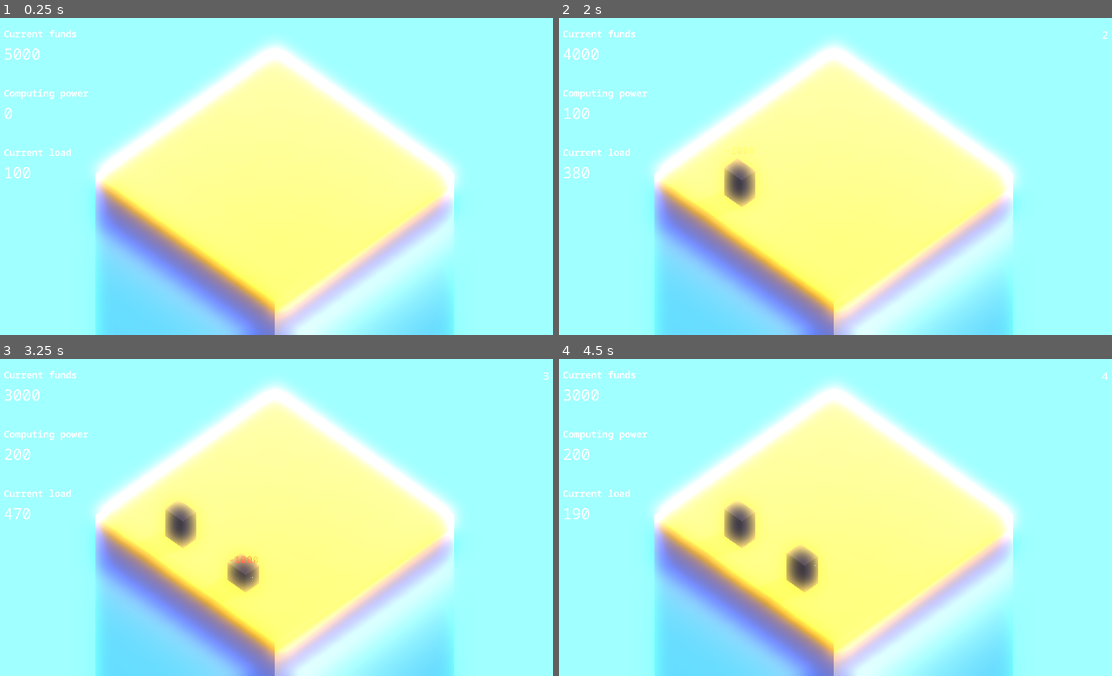
Above: before the commit, frames 1-4 (two rows, left to right).
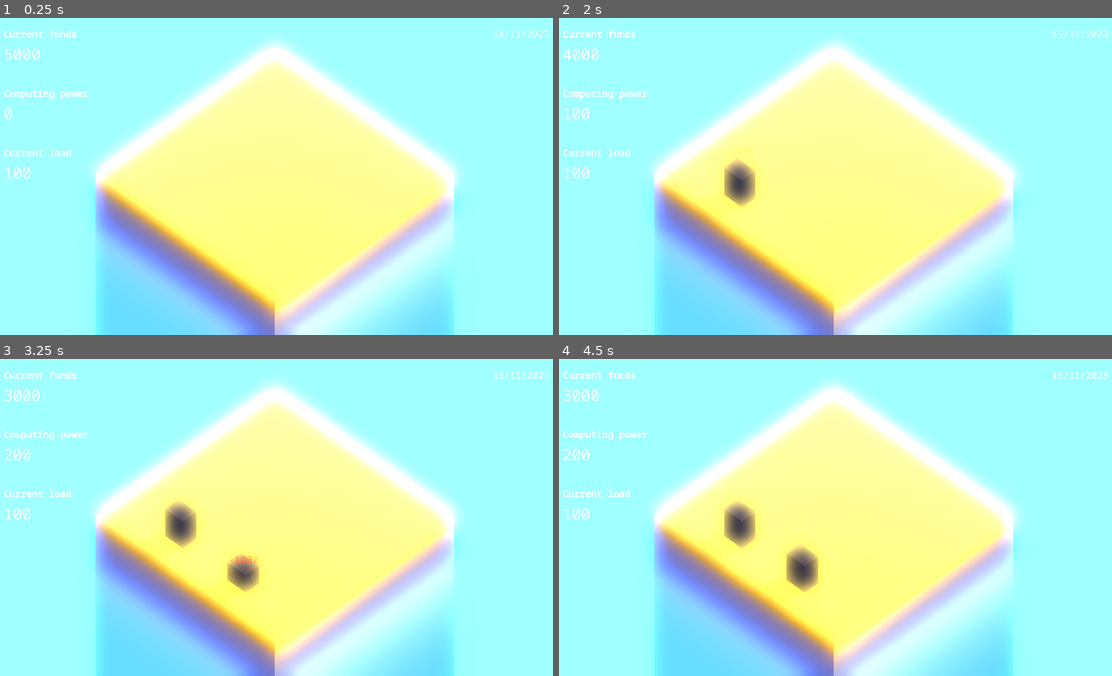
Above: after the commit, the same moments.

Repository: maroun-baydoun/will-it-scale
Game: Godot game, scene res://scenes/main.tscn
Same seed, same stepped clock (60 frames per second), same inputs: the game is played once before the commit and once after it.
Inputs (mouse positions are in pixels of both pictures, inside the frame that each line leads up to):
- Up to frame 1 (0.25 s): no input
- Up to frame 2 (2 s): tap Enter at 0.5 s; move the mouse to (957, 160) at 0.52 s; hold Mouse wheel up (zoom_in) 0.53-1.28 s; click (957, 160) at 0.67 s; tap Space at 1.25 s; move the mouse to (724, 192) at 1.27 s; tap Mouse wheel down (zoom_out) at 1.35 s; click (724, 192) at 1.42 s
- Up to frame 3 (3.25 s): move the mouse to (331, 447) at 2.02 s; hold Mouse wheel up (zoom_in) 2.03-2.78 s; click (331, 447) at 2.17 s; tap Enter at 2.75 s; move the mouse to (248, 580) at 2.77 s; tap Mouse wheel down (zoom_out) at 2.85 s; click (248, 580) at 2.92 s
- Up to frame 4 (4.5 s): move the mouse to (1006, 565) at 3.52 s; hold Mouse wheel up (zoom_in) 3.53-4.28 s; click (1006, 565) at 3.67 s; tap Space at 4.25 s; move the mouse to (664, 469) at 4.27 s; tap Mouse wheel down (zoom_out) at 4.35 s; click (664, 469) at 4.42 s

The runs differ from the first frame. In frame 1, 0.3% of the frame differs, in the area x 0-100%, y 3-51%; in frame 2, 0.3%; in frame 3, 0.3%; in frame 4, 0.3%.

Commit message:
Display current date

Diff:
--- /dev/null
+++ b/gui/date-time-display.tscn
@@ -0,0 +1,37 @@
+[gd_scene load_steps=3 format=3 uid="uid://burvuv1q1oe1t"]
+
+[ext_resource type="Script" path="res://scripts/date-time-display.gd" id="1_jtxx4"]
+[ext_resource type="FontFile" uid="uid://cwxxvels6k7tt" path="res://assets/fonts/NotoSansMono-Regular.ttf" id="2_i6f01"]
+
+[node name="date-time-display" type="Control"]
+layout_mode = 3
+anchors_preset = 11
+anchor_left = 1.0
+anchor_right = 1.0
+anchor_bottom = 1.0
+offset_left = -332.0
+grow_horizontal = 0
+grow_vertical = 2
+mouse_filter = 1
+script = ExtResource("1_jtxx4")
+
+[node name="MarginContainer" type="MarginContainer" parent="."]
+layout_mode = 1
+anchors_preset = 1
+anchor_left = 1.0
+anchor_right = 1.0
+offset_left = -290.0
+offset_bottom = 48.0
+grow_horizontal = 0
+theme_override_constants/margin_left = 32
+theme_override_constants/margin_top = 32
+theme_override_constants/margin_right = 32
+theme_override_constants/margin_bottom = 32
+
+[node name="Label" type="Label" parent="MarginContainer"]
+layout_mode = 2
+size_flags_horizontal = 8
+theme_override_fonts/font = ExtResource("2_i6f01")
+theme_override_font_sizes/font_size = 32
+text = "11/11/2011
+"
--- a/gui/statistics-panel.tscn
+++ b/gui/statistics-panel.tscn
@@ -8,8 +8,7 @@
 layout_mode = 3
 anchors_preset = 9
 anchor_bottom = 1.0
-offset_top = -1.0
-offset_right = 436.0
+offset_right = 430.0
 grow_vertical = 2
 mouse_filter = 1
 script = ExtResource("1_5sauv")
--- a/scenes/main.tscn
+++ b/scenes/main.tscn
@@ -1,10 +1,12 @@
-[gd_scene load_steps=14 format=3 uid="uid://bmrweoufl1pbi"]
+[gd_scene load_steps=16 format=3 uid="uid://bmrweoufl1pbi"]
 
 [ext_resource type="Script" path="res://scripts/main.gd" id="1_nvayq"]
 [ext_resource type="PackedScene" uid="uid://cqi6wbtu3vlap" path="res://scenes/server-container.tscn" id="2_n07kn"]
 [ext_resource type="Script" path="res://scripts/camera-controller.gd" id="3_i8ue0"]
 [ext_resource type="PackedScene" uid="uid://bmci4bg3dbcar" path="res://gui/statistics-panel.tscn" id="3_ph4uk"]
 [ext_resource type="Script" path="res://scripts/finance-manager.gd" id="4_223wg"]
+[ext_resource type="PackedScene" uid="uid://burvuv1q1oe1t" path="res://gui/date-time-display.tscn" id="6_bcuad"]
+[ext_resource type="Script" path="res://scripts/date-time-manager.gd" id="7_3cje0"]
 
 [sub_resource type="ProceduralSkyMaterial" id="ProceduralSkyMaterial_46v2u"]
 sky_horizon_color = Color(0.64625, 0.65575, 0.67075, 1)
@@ -107,44 +109,20 @@
 shadow_opacity = 0.4
 omni_range = 19.8667
 
-[node name="GlobalTimer" type="Timer" parent="."]
-
 [node name="CanvasLayer" type="CanvasLayer" parent="."]
 
-[node name="Control" type="Control" parent="CanvasLayer"]
-layout_mode = 3
-anchors_preset = 15
-anchor_right = 1.0
-anchor_bottom = 1.0
-grow_horizontal = 2
-grow_vertical = 2
-mouse_filter = 1
+[node name="StatisticsPanel" parent="CanvasLayer" instance=ExtResource("3_ph4uk")]
 
-[node name="MarginContainer" type="MarginContainer" parent="CanvasLayer/Control"]
-layout_mode = 1
-anchors_preset = 15
-anchor_right = 1.0
-anchor_bottom = 1.0
-grow_horizontal = 2
-grow_vertical = 2
-theme_override_constants/margin_left = 32
-theme_override_constants/margin_top = 32
-theme_override_constants/margin_right = 32
-
-[node name="VBoxContainer" type="VBoxContainer" parent="CanvasLayer/Control/MarginContainer"]
-layout_mode = 2
-
-[node name="HBoxContainer" type="HBoxContainer" parent="CanvasLayer/Control/MarginContainer/VBoxContainer"]
-layout_mode = 2
-alignment = 2
-
-[node name="TimeLabel" type="Label" parent="CanvasLayer/Control/MarginContainer/VBoxContainer/HBoxContainer"]
-layout_mode = 2
-theme_override_font_sizes/font_size = 36
-
-[node name="StatisticsPanel" parent="CanvasLayer" instance=ExtResource("3_ph4uk")]
+[node name="DateTimeDisplay" parent="CanvasLayer" instance=ExtResource("6_bcuad")]
 
 [node name="FinanceManager" type="Node" parent="."]
 script = ExtResource("4_223wg")
 
+[node name="DateTimeManager" type="Node" parent="."]
+script = ExtResource("7_3cje0")
+
+[node name="GlobalTimer" type="Timer" parent="DateTimeManager"]
+
 [connection signal="computing_power_updated" from="Floor/ServerContainer" to="." method="_on_server_container_computing_power_updated"]
+[connection signal="ticked" from="DateTimeManager" to="." method="_on_date_time_manager_ticked"]
+[connection signal="timeout" from="DateTimeManager/GlobalTimer" to="DateTimeManager" method="_on_timer_timeout"]
--- /dev/null
+++ b/scripts/date-time-display.gd
@@ -0,0 +1,11 @@
+extends Control
+class_name DateTimeDisplay
+
+@onready var label: Label = $MarginContainer/Label
+
+const DATE_TIME_FORMAT = "%s/%s/%s"
+
+var current_date_time: Dictionary:
+	set(date_time):
+		current_date_time = date_time
+		label.text = DATE_TIME_FORMAT % [date_time.day, date_time.month, date_time.year]
--- /dev/null
+++ b/scripts/date-time-manager.gd
@@ -0,0 +1,31 @@
+extends Node
+class_name DateTimeManager
+
+@onready var timer: Timer = $GlobalTimer
+
+signal ticked(date: Dictionary)
+
+var time_elapsed_in_second: int = 0
+var time_zone: Dictionary = Time.get_time_zone_from_system()
+var current_unix_time: float = Time.get_unix_time_from_system() + (time_zone.bias * 60)
+
+var current_date_time: Dictionary:
+	set(date_time):
+		current_date_time = date_time
+		ticked.emit(current_date_time)
+
+func start() -> void:
+	timer.start()
+	_set_current_date_time_from_unix_time()
+
+
+func _set_current_date_time_from_unix_time():
+	current_date_time = Time.get_datetime_dict_from_unix_time(current_unix_time)
+
+
+func _on_timer_timeout() -> void:
+	current_unix_time += 3600
+
+	time_elapsed_in_second += 1
+
+	_set_current_date_time_from_unix_time()
--- a/scripts/main.gd
+++ b/scripts/main.gd
@@ -1,34 +1,22 @@
 extends Node3D
 
-@onready var _floor = $Floor
+@onready var floor = $Floor
 @onready var server_container: ServerContiner = $Floor/ServerContainer
 
-@onready var _server_scene: PackedScene = load("res://scenes/server.tscn")
+@onready var server_scene: PackedScene = load("res://scenes/server.tscn")
+@onready var grid_cell_scene: PackedScene = load("res://scenes/grid-cell.tscn")
 
-@onready var time_label: Label = $CanvasLayer/Control/MarginContainer/VBoxContainer/HBoxContainer/TimeLabel
-
-@onready var global_timer: Timer = $GlobalTimer
-
+@onready var date_time_manager: DateTimeManager = $DateTimeManager
 @onready var statistics_panel: StatisticsPanel = $CanvasLayer/StatisticsPanel
-
+@onready var date_time_display: DateTimeDisplay = $CanvasLayer/DateTimeDisplay
 @onready var finance_manager: FinanceManager = $FinanceManager
-
-var random_number_generator = RandomNumberGenerator.new()
 
 
 var sessions: int
 var computing_power_per_session: int = 10
 
-var time_elapsed_in_second: int:
-	set(time):
-		time_elapsed_in_second = time
-		time_label.text = str(time)
-
-
 
 func _ready():
-	var _grid_cell_scene: PackedScene = load("res://scenes/grid-cell.tscn")
-
 	const Z = 0.015
 
 	var origins = []
@@ -41,13 +29,13 @@
 	var index: int = 0
 
 	for origin in origins:
-		var _grid_cell: Node3D = _grid_cell_scene.instantiate()
-		_grid_cell.transform.origin = origin
-		_grid_cell.index = index
+		var grid_cell: Node3D = grid_cell_scene.instantiate()
+		grid_cell.transform.origin = origin
+		grid_cell.index = index
 
-		_grid_cell.clicked.connect(_on_grid_cell_clicked)
+		grid_cell.clicked.connect(_on_grid_cell_clicked)
 
-		_floor.add_child(_grid_cell)
+		floor.add_child(grid_cell)
 
 		index+=1
 
@@ -56,16 +44,7 @@
 	finance_manager.funds_removed.connect(_on_funds_removed)
 	finance_manager.add_initial_funds(5000.0)
 
-	global_timer.timeout.connect(_on_global_timer_tick)
-	global_timer.start()
-
-
-
-func _on_global_timer_tick():
-	time_elapsed_in_second += 1
-
-	sessions = random_number_generator.randi_range(1, 100)
-	statistics_panel.current_load = sessions * computing_power_per_session
+	date_time_manager.start()
 
 
 func _on_funds_added(amount):
@@ -75,7 +54,7 @@
 	statistics_panel.current_funds = finance_manager.current_funds
 
 func _on_grid_cell_clicked(origin):
-	var server: Server = _server_scene.instantiate()
+	var server: Server = server_scene.instantiate()
 
 	if not finance_manager.can_purchase(server.price):
 		server.queue_free()
@@ -87,9 +66,9 @@
 	finance_manager.remove_funds(server.price)
 
 
+func _on_server_container_computing_power_updated(computing_power) -> void:
+	statistics_panel.total_computing_power = computing_power
 
 
-
-
-func _on_server_container_computing_power_updated(computing_power) -> void:
-	statistics_panel.total_computing_power = computing_power
+func _on_date_time_manager_ticked(date_time: Dictionary) -> void:
+	date_time_display.current_date_time = date_time
